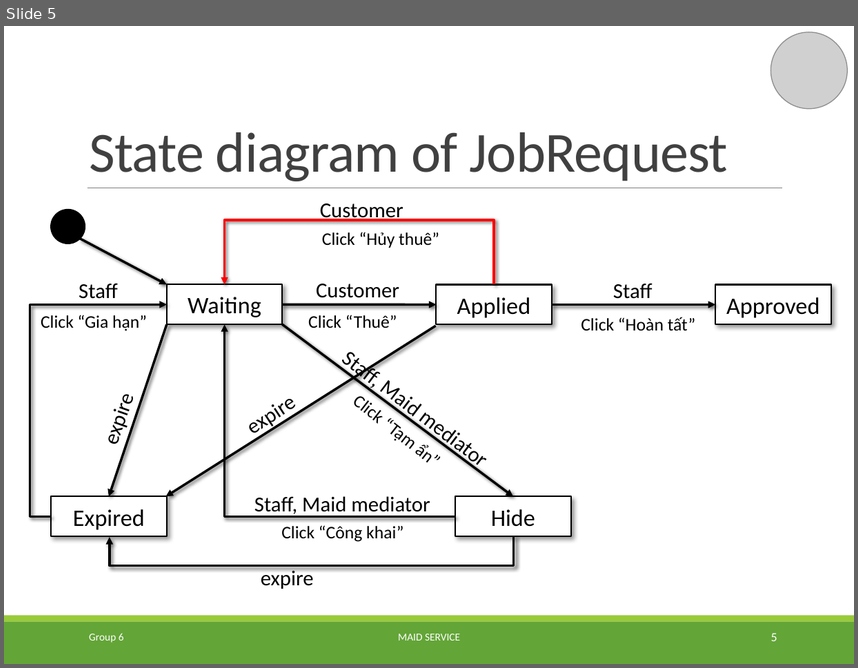
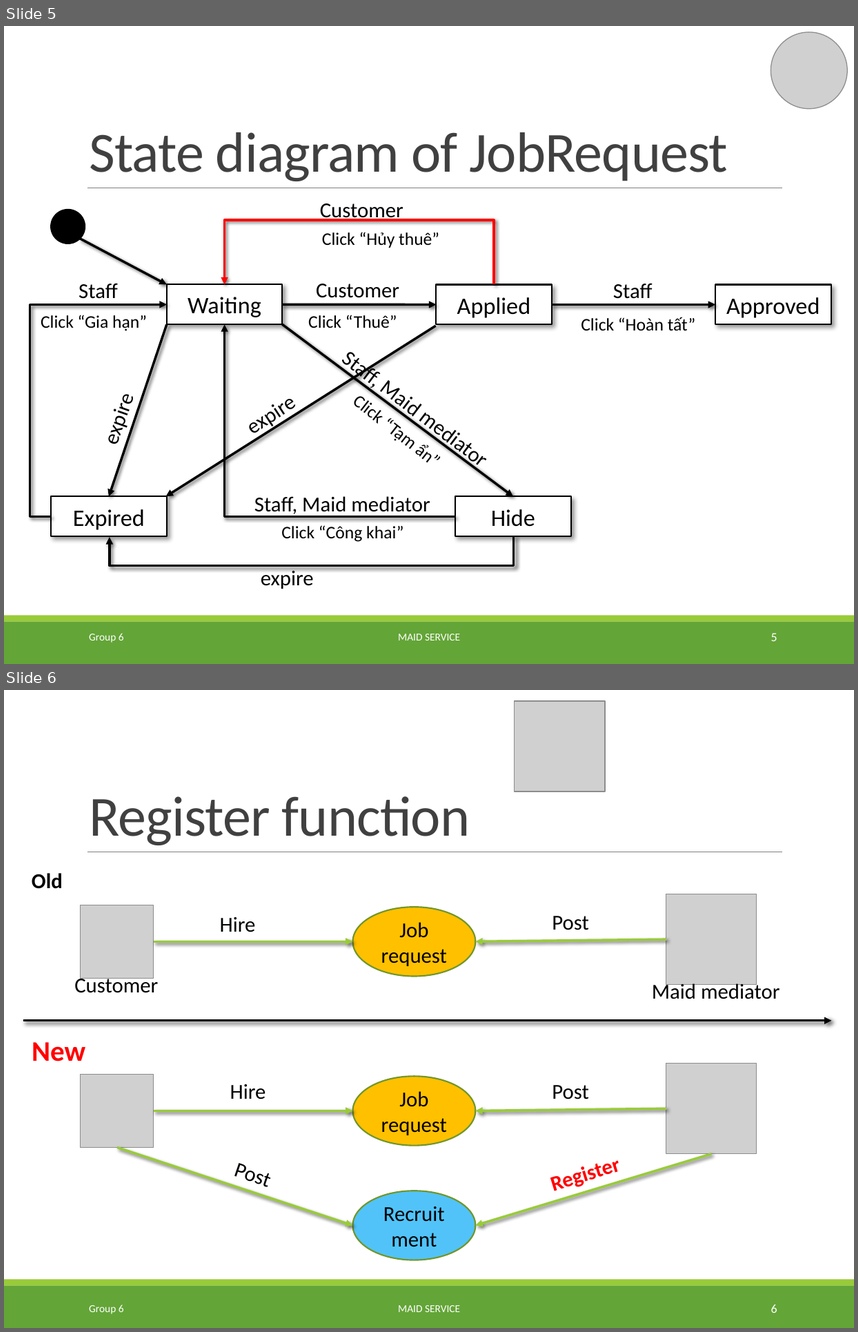
Before and after one commit to TuanBT/ms-website, a slide deck: Presentation/MS_Slide_2.0.pptx. Shown one above the other, each under a label of ours: slide 5 before the commit, slides 5 and 6 after it. The pictures are 858x668 and 858x1332 pixels, drawn with LibreOffice and Linux fonts; fonts in the diff are those of the drawing; grey boxes stand for pictures; background and template pictures are left out. Boxes give left, top, right and bottom in pixels: in the first picture for what was removed or moved away, otherwise in the second. Text is boxed around its words. In the diff, an @@ line names an element or a change of style, - is before the commit and + after.

```diff
--- a/Presentation/MS_Slide_2.0.pptx
+++ b/Presentation/MS_Slide_2.0.pptx
@@ slide 6 added at (4,690,854,1328), background picture (left out); not listed: 3 template elements that a slide beside it also shows @@
@@ picture added at (515,701,605,791) @@
@@ title added at (89,796,470,845), 48 pt, text #404040 @@
+Register function
@@ text added at (32,873,63,889), 18 pt, text #000000, bold @@
+Old
@@ picture added at (666,894,756,984) @@
@@ picture added at (81,905,154,978) @@
@@ text added at (220,917,256,932), 18 pt, text #000000 @@
+Hire
@@ ellipse added at (352,907,475,976), fill #FFC000, outline #719629 1.25 pt, 18 pt, text #000000 @@
+Job request
@@ text added at (552,916,588,930), 18 pt, text #000000 @@
+Post
@@ arrow added from (154, 942) to (352, 942), #99CB38 2 pt @@
@@ arrow added from (666, 939) to (476, 942), #99CB38 2 pt @@
@@ text added at (74,975,158,993), 18 pt, text #000000 @@
+Customer
@@ text added at (652,980,780,999), 18 pt, text #000000 @@
+Maid mediator
@@ arrow added from (23, 1021) to (832, 1021), #000000 2 pt @@
@@ text added at (32,1042,85,1061), 24 pt, text #FF0000, bold @@
+New
@@ picture added at (81,1074,154,1147) @@
@@ ellipse added at (352,1076,475,1145), fill #FFC000, outline #719629 1.25 pt, 18 pt, text #000000 @@
+Job request
@@ picture added at (666,1063,756,1153) @@
@@ text added at (230,1084,266,1099), 18 pt, text #000000 @@
+Hire
@@ text added at (552,1085,588,1099), 18 pt, text #000000 @@
+Post
@@ arrow added from (154, 1111) to (352, 1111), #99CB38 2 pt @@
@@ arrow added from (666, 1108) to (476, 1111), #99CB38 2 pt @@
@@ text added at (538,1143,633,1202), 18 pt, text #FF0000, bold @@
+Register
@@ arrow added from (117, 1147) to (352, 1225), #99CB38 2 pt @@
@@ text added at (233,1163,268,1190), 18 pt, text #000000 @@
+Post
@@ arrow added from (711, 1153) to (476, 1225), #99CB38 2 pt @@
@@ ellipse added at (352,1191,475,1259), fill #51C3F9, outline #719629 1.25 pt, 18 pt, text #000000 @@
+Recruitment
@@ text added at (89,1304,124,1314), 9 pt, text #FFFFFF @@
+Group 6
@@ text added at (398,1305,460,1312), 9 pt, text #FFFFFF @@
+MAID SERVICE
@@ page number added at (771,1304,777,1312), 10.5 pt, text #FFFFFF @@
+6
```
